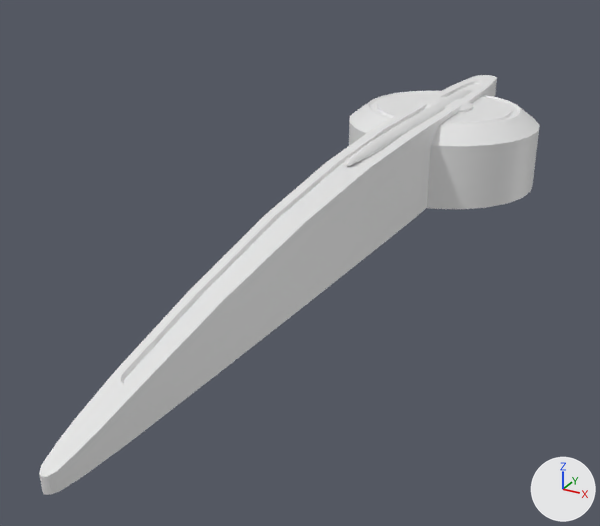
The OBJ model Bugatti Veyron extra part/needles.obj: old version first, new version second.
The view is the same before and after, from a camera (50 mm lens) standing at (1.01, -2.96, 0.85) and looking at (-0.1, -0.93, -0.17). Lighting does not change. The marker at lower right points along +X, +Y and +Z. Where no turn or scale is listed for an object, it has been applied to the vertices. Vertices at the same position are counted once.

The older version as bpy lines, for what is in view:
```python
me_big_needle_chrome = bpy.data.meshes.new('big_needle_chrome')
me_big_needle_chrome.from_pydata(...)  # 147 vertices, 216 faces; spans x -0.356..0.349, y -0.352..0.354, z -0.144..0.136
me_big_needle_red_part = bpy.data.meshes.new('big_needle_red_part')
me_big_needle_red_part.from_pydata(...)  # 109 vertices, 186 faces; spans x -0.08..0.08, y -2.12..0.58, z -0.14..0.15
me_minute_needle_red_part = bpy.data.meshes.new('minute_needle_red_part')
me_minute_needle_red_part.from_pydata(...)  # 37 vertices, 59 faces; spans x -0.035..0.041, y -0.833..0.28, z 0.129..0.168
ob_big_needle_chrome = bpy.data.objects.new('big_needle_chrome', me_big_needle_chrome)
ob_big_needle_chrome.location = (0.0, 0.0, 0.0)
ob_big_needle_red_part = bpy.data.objects.new('big_needle_red_part', me_big_needle_red_part)
ob_big_needle_red_part.location = (0.0, 0.0, 0.0)
ob_minute_needle_red_part = bpy.data.objects.new('minute_needle_red_part', me_minute_needle_red_part)
ob_minute_needle_red_part.location = (0.0, 0.0, 0.0)
```
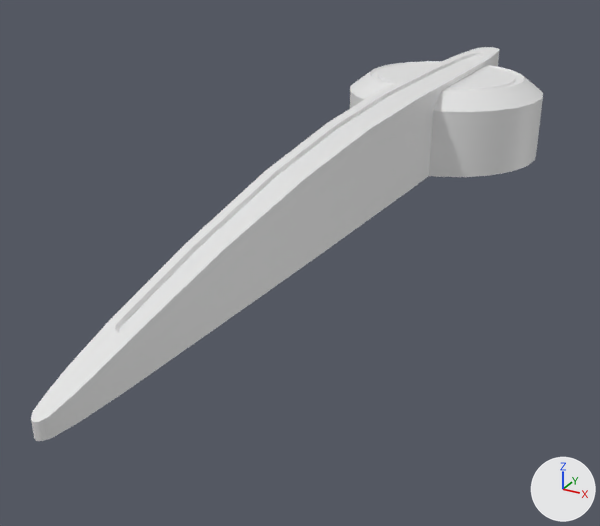
The change, as a list of edits to the scene's bpy script:
```text
Change me_big_needle_chrome:
    where me_big_needle_chrome.from_pydata(...)  # 147 vertices, 216 faces; spans x -0.356..0.349, y -0.352..0.354, z -0.144..0.136
    used by ob_big_needle_chrome; location = (0.0, 0.0, 0.0)
    me_big_needle_chrome part 1: the whole mesh is moved by (0.0, 0.0, 0.117)
Change me_big_needle_red_part:
    where me_big_needle_red_part.from_pydata(...)  # 109 vertices, 186 faces; spans x -0.08..0.08, y -2.12..0.58, z -0.14..0.15
    used by ob_big_needle_red_part; location = (0.0, 0.0, 0.0)
    me_big_needle_red_part part 2: the whole mesh is moved by (0.0, 0.0, 0.12)
```

Changed parts and their boxes [x1, y1, x2, y2] in the pictures (600 x 526 px):
'big_needle_red_part', mesh moved
    before: [39, 75, 497, 495]
    after: [31, 47, 500, 441]
'big_needle_chrome', mesh moved
    before: [349, 91, 540, 209]
    after: [350, 61, 543, 177]
'minute_needle_red_part', unchanged, covered by the edit
    before: [345, 89, 472, 166]
